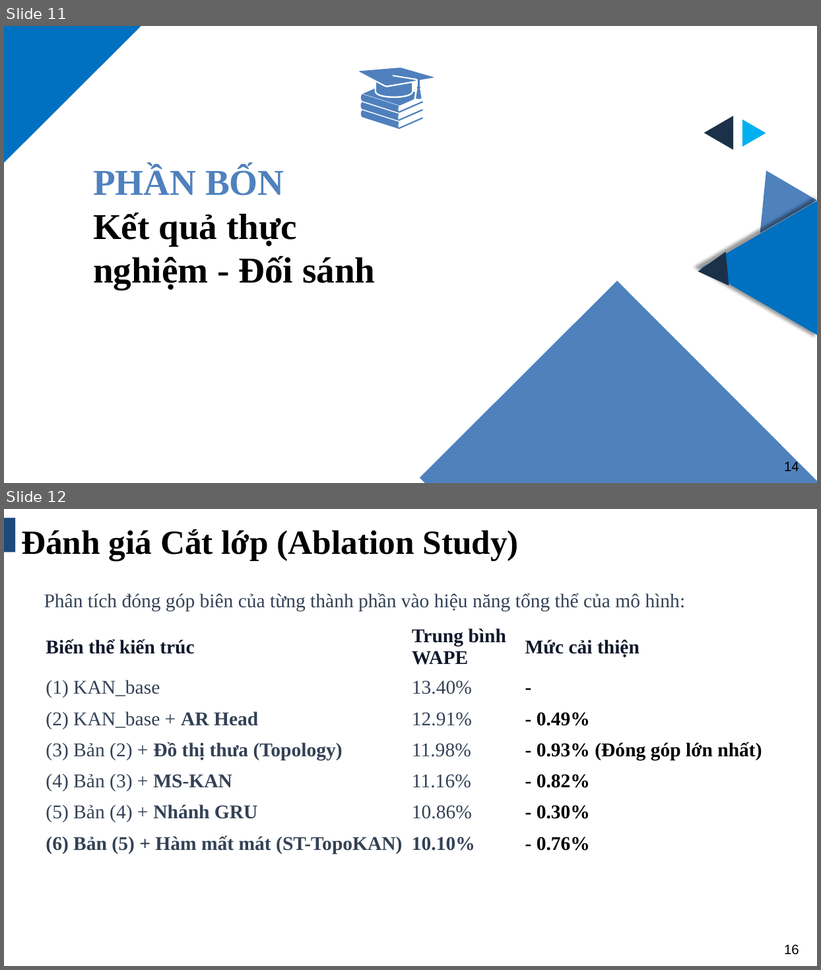
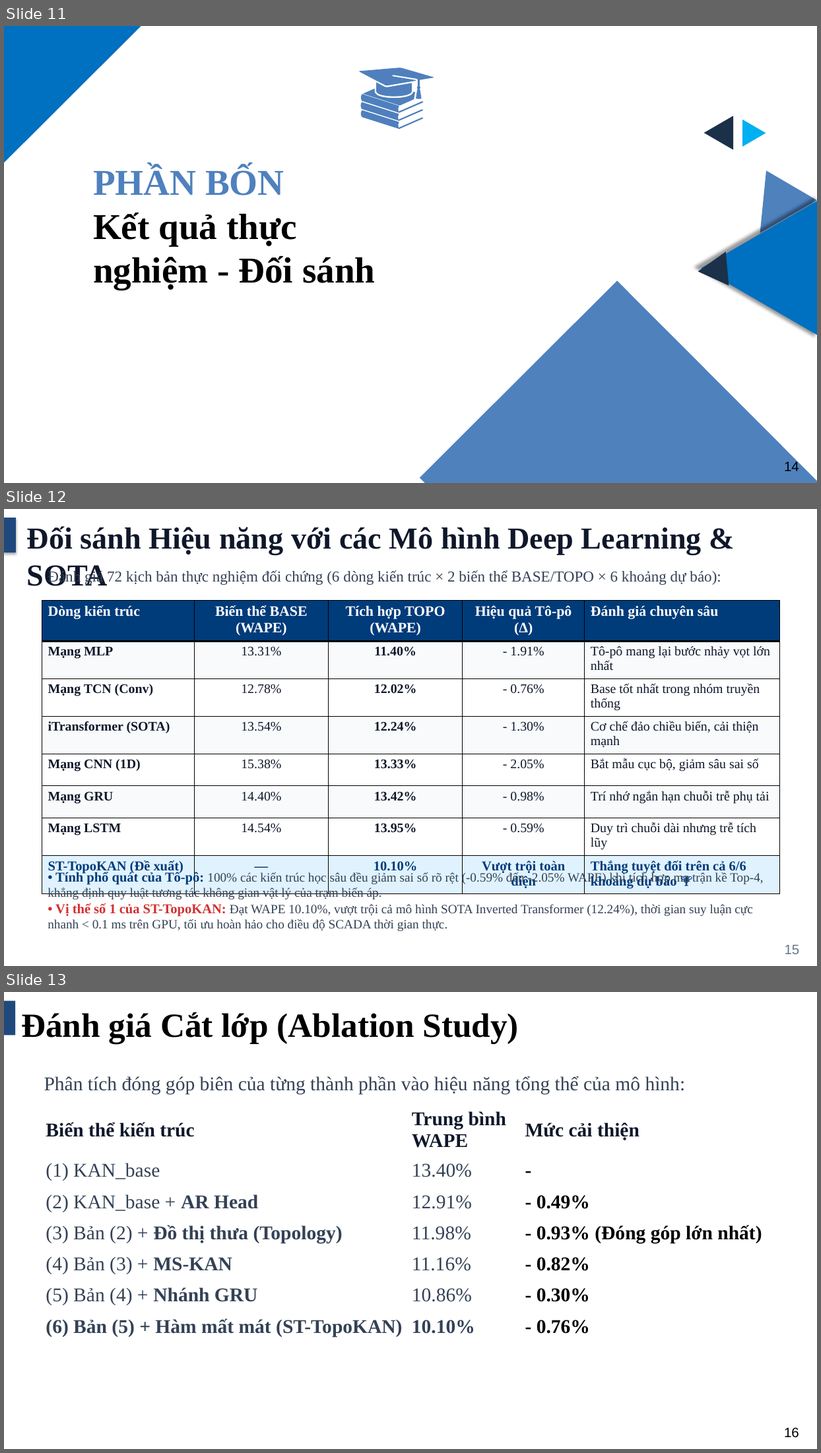
Before and after one commit to zudoan/ST-TopoKAN-PowerGrid, a slide deck: presentation/ST_TopoKAN.pptx. Shown one above the other, each under a label of ours: slides 11 and 12 before the commit, slides 11, 12 and 13 after it. The pictures are 821x970 and 821x1453 pixels, drawn with LibreOffice and Linux fonts; fonts in the diff are those of the drawing. Boxes give left, top, right and bottom in pixels: in the first picture for what was removed or moved away, otherwise in the second. Text is boxed around its words. In the diff, an @@ line names an element or a change of style, - is before the commit and + after.

Commit message:
docs: enrich report and slides with deep learning baselines benchmark and move deepbase notebook

```diff
--- a/presentation/ST_TopoKAN.pptx
+++ b/presentation/ST_TopoKAN.pptx
@@ slide 12 added at bbox=[4, 509, 817, 966], background #FFFFFF @@
@@ rectangle added at bbox=[4, 518, 16, 553], fill #1F497D, outline #1F497D 0.75 pt @@
@@ text added at bbox=[27, 526, 702, 555], 36 pt, text #0F172A, bold @@
+Đối sánh Hiệu năng với các Mô hình Deep Learning & SOTA
@@ text added at bbox=[48, 570, 721, 586], 18 pt, text #334155 @@
+Đánh giá 72 kịch bản thực nghiệm đối chứng (6 dòng kiến trúc × 2 biến thể BASE/TOPO × 6 khoảng dự báo):
@@ table added at bbox=[42, 601, 780, 892], 8 rows, 5 columns @@
+Dòng kiến trúc | Biến thể BASE (WAPE) | Tích hợp TOPO (WAPE) | Hiệu quả Tô-pô (Δ) | Đánh giá chuyên sâu
+Mạng MLP | 13.31% | 11.40% | - 1.91% | Tô-pô mang lại bước nhảy vọt lớn nhất
+Mạng TCN (Conv) | 12.78% | 12.02% | - 0.76% | Base tốt nhất trong nhóm truyền thống
+iTransformer (SOTA) | 13.54% | 12.24% | - 1.30% | Cơ chế đảo chiều biến, cải thiện mạnh
+Mạng CNN (1D) | 15.38% | 13.33% | - 2.05% | Bắt mẫu cục bộ, giảm sâu sai số
+Mạng GRU | 14.40% | 13.42% | - 0.98% | Trí nhớ ngắn hạn chuỗi trễ phụ tải
+Mạng LSTM | 14.54% | 13.95% | - 0.59% | Duy trì chuỗi dài nhưng trễ tích lũy
+ST-TopoKAN (Đề xuất) | — | 10.10% | Vượt trội toàn diện | Thắng tuyệt đối trên cả 6/6 khoảng dự báo 🏆
@@ text added at bbox=[48, 871, 763, 931], 15 pt, text #334155 @@
+• Tính phổ quát của Tô-pô: 100% các kiến trúc học sâu đều giảm sai số rõ rệt (-0.59% đến -2.05% WAPE) khi tích hợp ma trận kề Top-4, khẳng định quy luật tương tác không gian vật lý của trạm biến áp.
+• Vị thế số 1 của ST-TopoKAN: Đạt WAPE 10.10%, vượt trội cả mô hình SOTA Inverted Transformer (12.24%), thời gian suy luận cực nhanh < 0.1 ms trên GPU, tối ưu hoàn hảo cho điều độ SCADA thời gian thực.
@@ text added at bbox=[785, 945, 800, 955], 16 pt, text #64748B @@
+15
@@ what was slide 12 is now slide 13 @@
```
Also in this commit, not shown: 1 slide changed, 6 other files.
